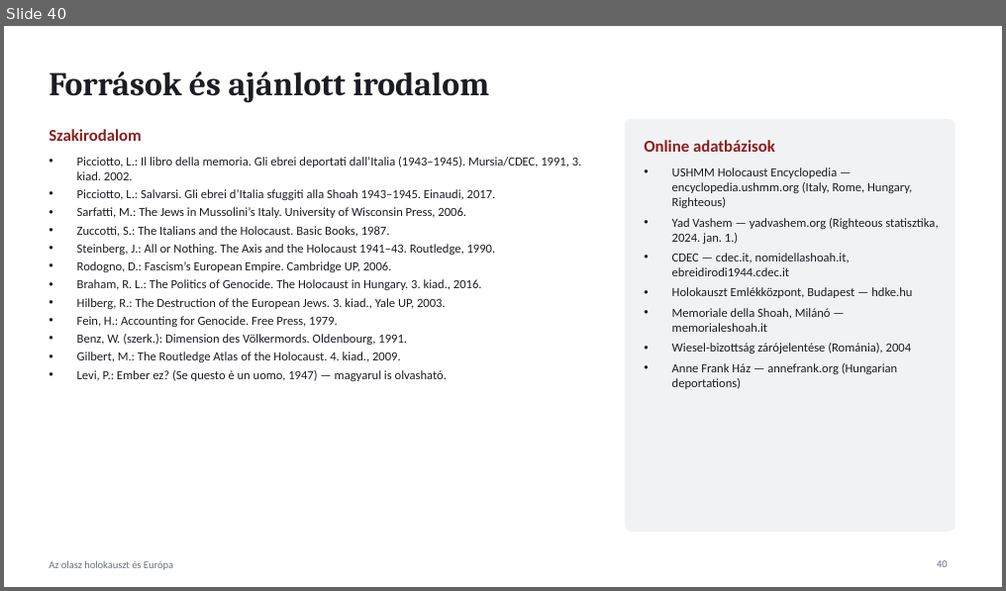
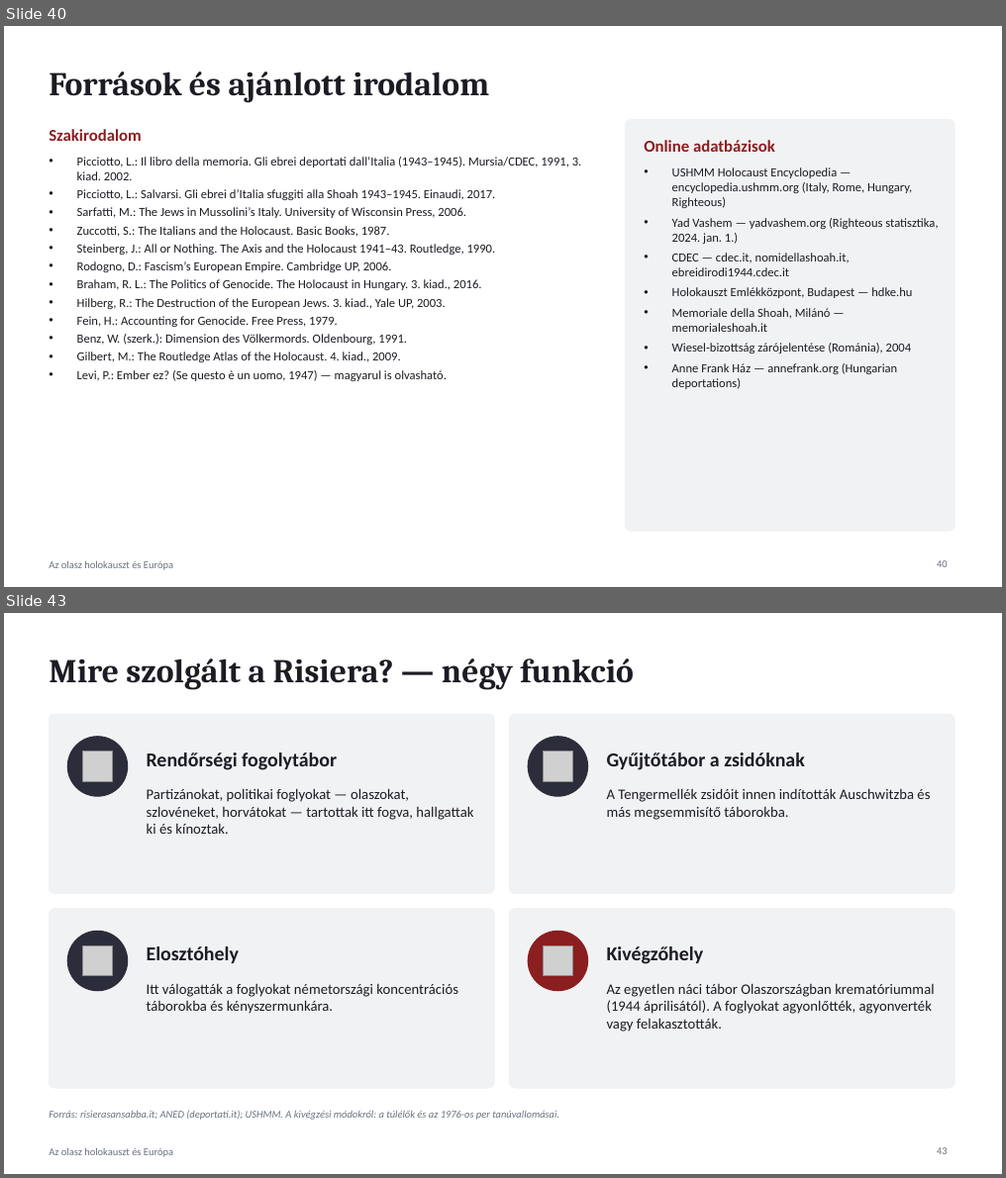
Before and after one commit to peter-racz-rhr/lwk, a slide deck: presentations/Olasz_holokauszt_es_Europa.pptx. Shown one above the other, each under a label of ours: slide 40 before the commit, slides 40 and 43 after it; the slides between them are not shown. The pictures are 1006x591 and 1006x1178 pixels, drawn with LibreOffice and Linux fonts; fonts in the diff are those of the drawing; grey boxes stand for pictures. Boxes give left, top, right and bottom in pixels: in the first picture for what was removed or moved away, otherwise in the second. Text is boxed around its words. In the diff, an @@ line names an element or a change of style, - is before the commit and + after.

```diff
--- a/presentations/Olasz_holokauszt_es_Europa.pptx
+++ b/presentations/Olasz_holokauszt_es_Europa.pptx
@@ slide 43 added at bbox=[4, 613, 1002, 1174], background #FFFFFF; not listed: 1 template element that a slide beside it also shows @@
@@ title added at bbox=[49, 659, 634, 690], 32 pt, text #1C1C24, bold @@
+Mire szolgált a Risiera? — négy funkció
@@ rounded rectangle added at bbox=[49, 714, 494, 894], fill #F1F2F4, outline #F1F2F4 1 pt @@
@@ rounded rectangle added at bbox=[509, 714, 954, 894], fill #F1F2F4, outline #F1F2F4 1 pt @@
@@ ellipse added at bbox=[67, 737, 128, 796], fill #2B2D3A, outline #2B2D3A 1 pt @@
@@ picture added at bbox=[82, 752, 113, 781] @@
@@ text added at bbox=[147, 753, 337, 770], 19 pt, text #1C1C24, bold @@
+Rendőrségi fogolytábor
@@ ellipse added at bbox=[528, 737, 588, 796], fill #2B2D3A, outline #2B2D3A 1 pt @@
@@ picture added at bbox=[543, 752, 573, 781] @@
@@ text added at bbox=[607, 753, 805, 770], 19 pt, text #1C1C24, bold @@
+Gyűjtőtábor a zsidóknak
@@ text added at bbox=[147, 788, 473, 834], 14 pt, text #1C1C24 @@
+Partizánokat, politikai foglyokat — olaszokat, szlovéneket, horvátokat — tartottak itt fogva, hallgattak ki és kínoztak.
@@ text added at bbox=[607, 788, 930, 820], 14 pt, text #1C1C24 @@
+A Tengermellék zsidóit innen indították Auschwitzba és más megsemmisítő táborokba.
@@ rounded rectangle added at bbox=[49, 909, 494, 1088], fill #F1F2F4, outline #F1F2F4 1 pt @@
@@ rounded rectangle added at bbox=[509, 909, 954, 1088], fill #F1F2F4, outline #F1F2F4 1 pt @@
@@ ellipse added at bbox=[67, 931, 128, 991], fill #2B2D3A, outline #2B2D3A 1 pt @@
@@ ellipse added at bbox=[528, 931, 588, 991], fill #8B1E1E, outline #8B1E1E 1 pt @@
@@ picture added at bbox=[82, 947, 113, 976] @@
@@ text added at bbox=[147, 947, 239, 963], 19 pt, text #1C1C24, bold @@
+Elosztóhely
@@ picture added at bbox=[543, 947, 573, 976] @@
@@ text added at bbox=[607, 947, 704, 964], 19 pt, text #1C1C24, bold @@
+Kivégzőhely
@@ text added at bbox=[147, 984, 458, 1014], 14 pt, text #1C1C24 @@
+Itt válogatták a foglyokat németországi koncentrációs táborokba és kényszermunkára.
@@ text added at bbox=[607, 983, 934, 1032], 14 pt, text #1C1C24 @@
+Az egyetlen náci tábor Olaszországban krematóriummal (1944 áprilisától). A foglyokat agyonlőtték, agyonverték vagy felakasztották.
@@ text added at bbox=[49, 1110, 559, 1120], 10 pt, text #6B7280, italic @@
+Forrás: risierasansabba.it; ANED (deportati.it); USHMM. A kivégzési módokról: a túlélők és az 1976-os per tanúvallomásai.
@@ page number added at bbox=[937, 1148, 947, 1155], 10 pt, text #6B7280 @@
+43
```
Also in this commit, not shown: 2 slides changed, 11 other slides added.
